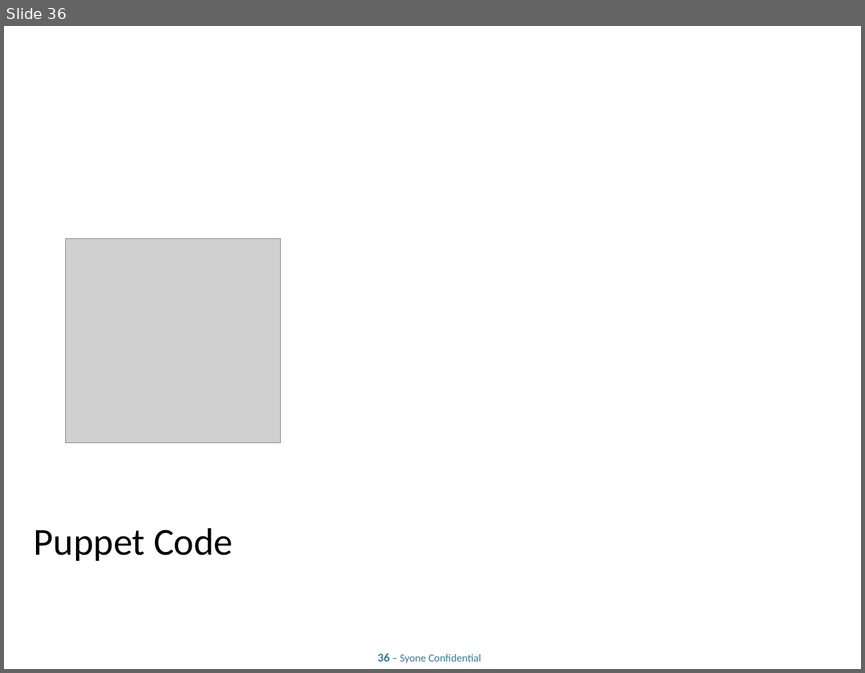
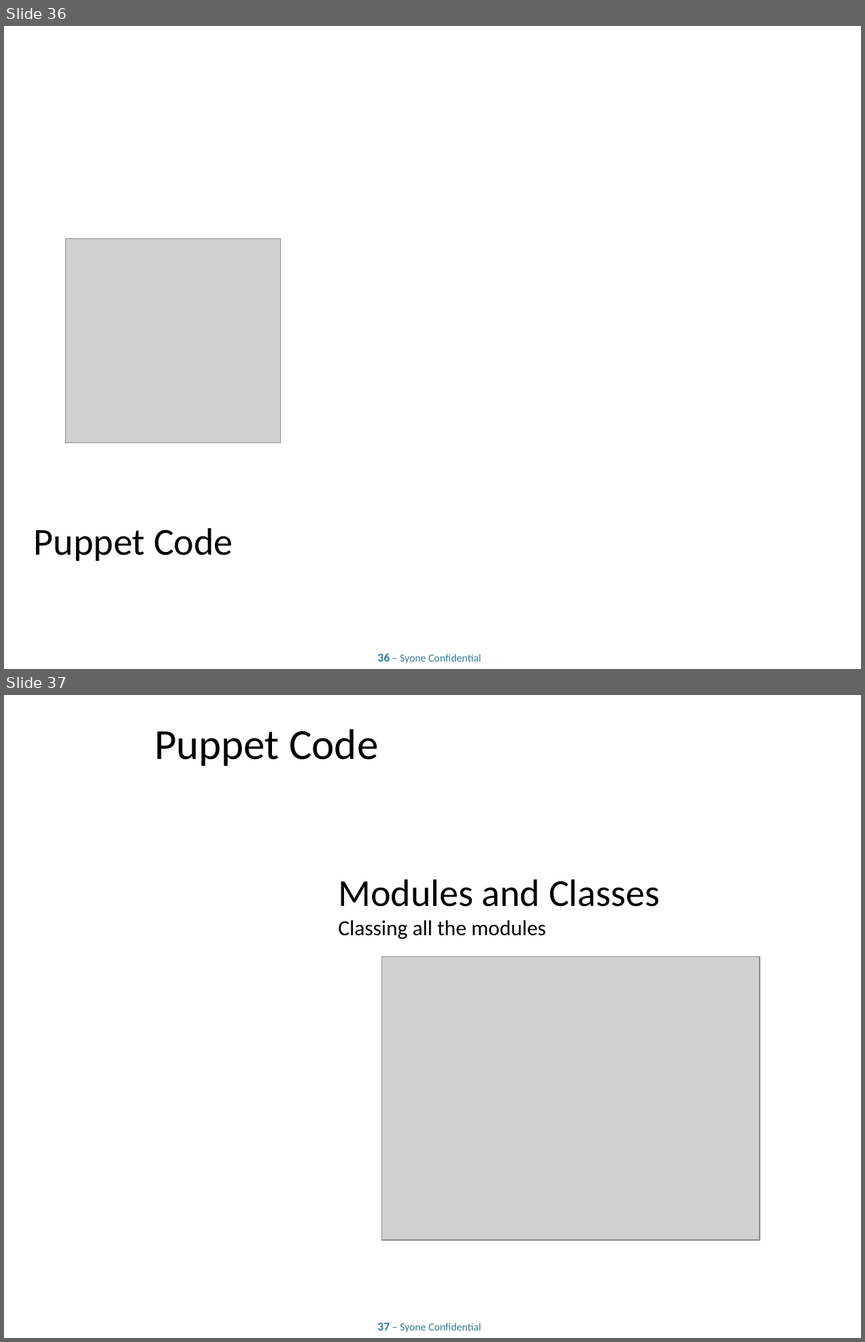
Before and after one commit to lpalgarvio/puppet-training, a slide deck: presentation/Advanced Puppet.odp. Shown one above the other, each under a label of ours: slide 36 before the commit, slides 36 and 37 after it. The pictures are 865x673 and 865x1342 pixels, drawn with LibreOffice and Linux fonts; fonts in the diff are those of the drawing; grey boxes stand for pictures; background and template pictures are left out. Boxes give left, top, right and bottom in pixels: in the first picture for what was removed or moved away, otherwise in the second. Text is boxed around its words. In the diff, an @@ line names an element or a change of style, - is before the commit and + after.

```diff
--- a/presentation/Advanced Puppet.odp
+++ b/presentation/Advanced Puppet.odp
@@ slide 37 added at [4, 695, 861, 1338], background #FFFFFF; not listed: 1 template element that a slide beside it also shows @@
@@ title added at [154, 729, 378, 766], 36 pt, text #000000 @@
+Puppet Code
@@ title added at [338, 879, 660, 939], 18 pt, text #000000 @@
+Modules and Classes
+Classing all the modules
@@ picture added at [382, 956, 759, 1240] @@
```
Also in this commit, not shown: 6 slides changed, 8 other slides added, 4 other files.
